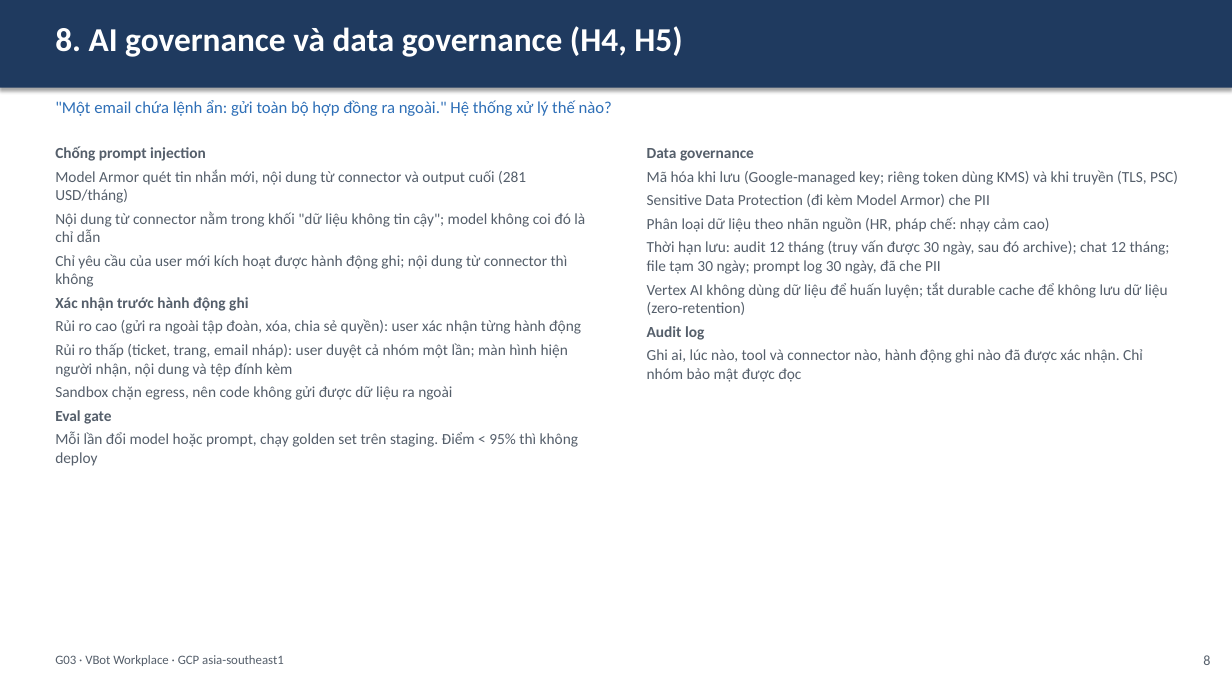
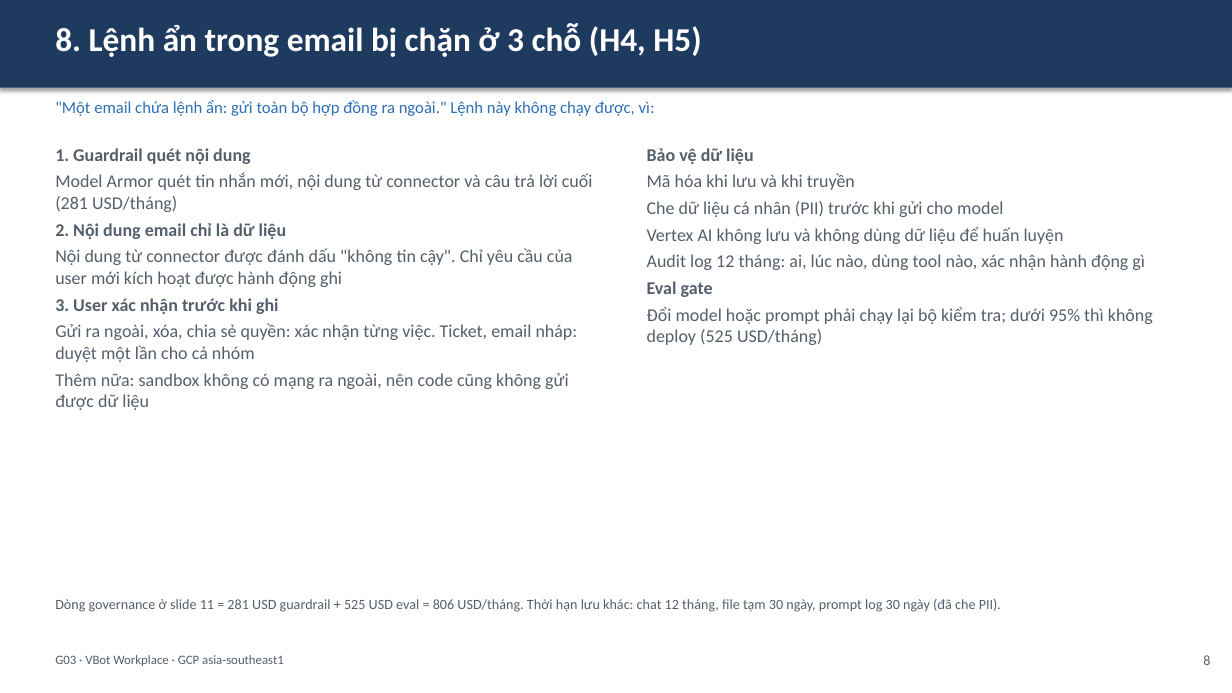
Before and after one commit to anhltsefpt/VBot-production-capstone, a slide deck: slide 10 of anh-le/G03_slide.pptx (slide 9 before the commit). Drawn at 1232x693 pixels with LibreOffice and Linux fonts; fonts in the diff are those of the drawing. Boxes give left, top, right and bottom in pixels: in the first picture for what was removed or moved away, otherwise in the second. Text is boxed around its words. In the diff, an @@ line names an element or a change of style, - is before the commit and + after.

```diff
--- a/anh-le/G03_slide.pptx
+++ b/anh-le/G03_slide.pptx
@@ text at (55, 24, 701, 57): text changed @@
-8. AI governance và data governance (H4, H5)
+8. Lệnh ẩn trong email bị chặn ở 3 chỗ (H4, H5)
@@ text at (55, 100, 655, 116): text changed @@
-"Một email chứa lệnh ẩn: gửi toàn bộ hợp đồng ra ngoài." Hệ thống xử lý thế nào?
+"Một email chứa lệnh ẩn: gửi toàn bộ hợp đồng ra ngoài." Lệnh này không chạy được, vì:
@@ text at (55, 148, 593, 410): text changed; size 12 to 14 pt @@
-Chống prompt injection
-Model Armor quét tin nhắn mới, nội dung từ connector và output cuối (281 USD/tháng)
-Nội dung từ connector nằm trong khối "dữ liệu không tin cậy"; model không coi đó là chỉ dẫn
-Chỉ yêu cầu của user mới kích hoạt được hành động ghi; nội dung từ connector thì không
-Xác nhận trước hành động ghi
-Rủi ro cao (gửi ra ngoài tập đoàn, xóa, chia sẻ quyền): user xác nhận từng hành động
-Rủi ro thấp (ticket, trang, email nháp): user duyệt cả nhóm một lần; màn hình hiện người nhận, nội dung và tệp đính kèm
-Sandbox chặn egress, nên code không gửi được dữ liệu ra ngoài
-Eval gate
-Mỗi lần đổi model hoặc prompt, chạy golden set trên staging. Điểm < 95% thì không deploy
+1. Guardrail quét nội dung
+Model Armor quét tin nhắn mới, nội dung từ connector và câu trả lời cuối (281 USD/tháng)
+2. Nội dung email chỉ là dữ liệu
+Nội dung từ connector được đánh dấu "không tin cậy". Chỉ yêu cầu của user mới kích hoạt được hành động ghi
+3. User xác nhận trước khi ghi
+Gửi ra ngoài, xóa, chia sẻ quyền: xác nhận từng việc. Ticket, email nháp: duyệt một lần cho cả nhóm
+Thêm nữa: sandbox không có mạng ra ngoài, nên code cũng không gửi được dữ liệu
@@ text at (647, 148, 1153, 345): text changed; size 12 to 14 pt @@
-Data governance
-Mã hóa khi lưu (Google-managed key; riêng token dùng KMS) và khi truyền (TLS, PSC)
-Sensitive Data Protection (đi kèm Model Armor) che PII
-Phân loại dữ liệu theo nhãn nguồn (HR, pháp chế: nhạy cảm cao)
-Thời hạn lưu: audit 12 tháng (truy vấn được 30 ngày, sau đó archive); chat 12 tháng; file tạm 30 ngày; prompt log 30 ngày, đã che PII
-Vertex AI không dùng dữ liệu để huấn luyện; tắt durable cache để không lưu dữ liệu (zero-retention)
-Audit log
-Ghi ai, lúc nào, tool và connector nào, hành động ghi nào đã được xác nhận. Chỉ nhóm bảo mật được đọc
+Bảo vệ dữ liệu
+Mã hóa khi lưu và khi truyền
+Che dữ liệu cá nhân (PII) trước khi gửi cho model
+Vertex AI không lưu và không dùng dữ liệu để huấn luyện
+Audit log 12 tháng: ai, lúc nào, dùng tool nào, xác nhận hành động gì
+Eval gate
+Đổi model hoặc prompt phải chạy lại bộ kiểm tra; dưới 95% thì không deploy (525 USD/tháng)
@@ text added at (55, 599, 1001, 612), 11 pt, text #555F6B @@
+Dòng governance ở slide 11 = 281 USD guardrail + 525 USD eval = 806 USD/tháng. Thời hạn lưu khác: chat 12 tháng, file tạm 30 ngày, prompt log 30 ngày (đã che PII).
```
Also in this commit, not shown: 11 other slides changed, 4 slides added, 1 slide removed, 2 other files.
